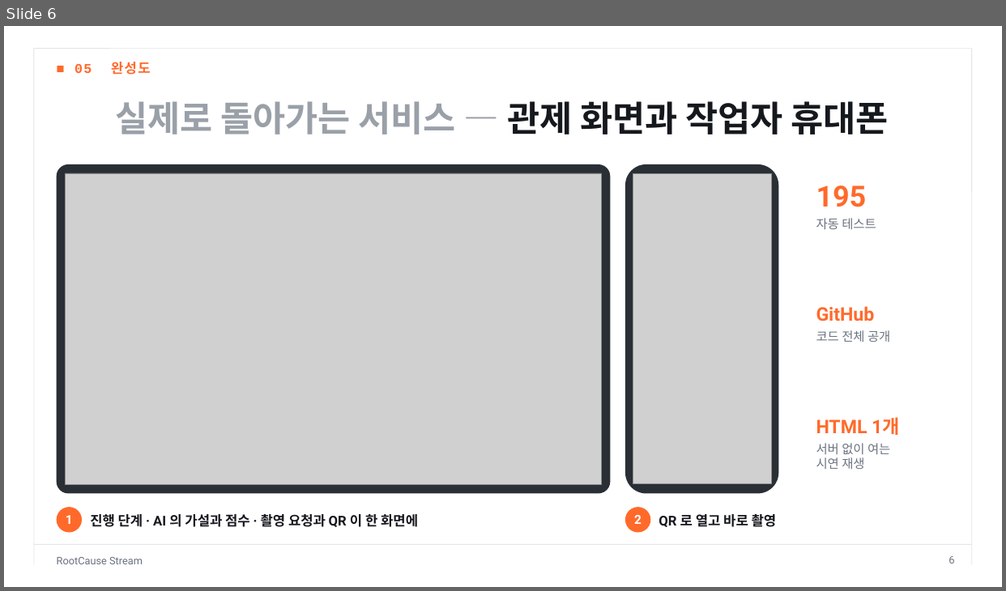
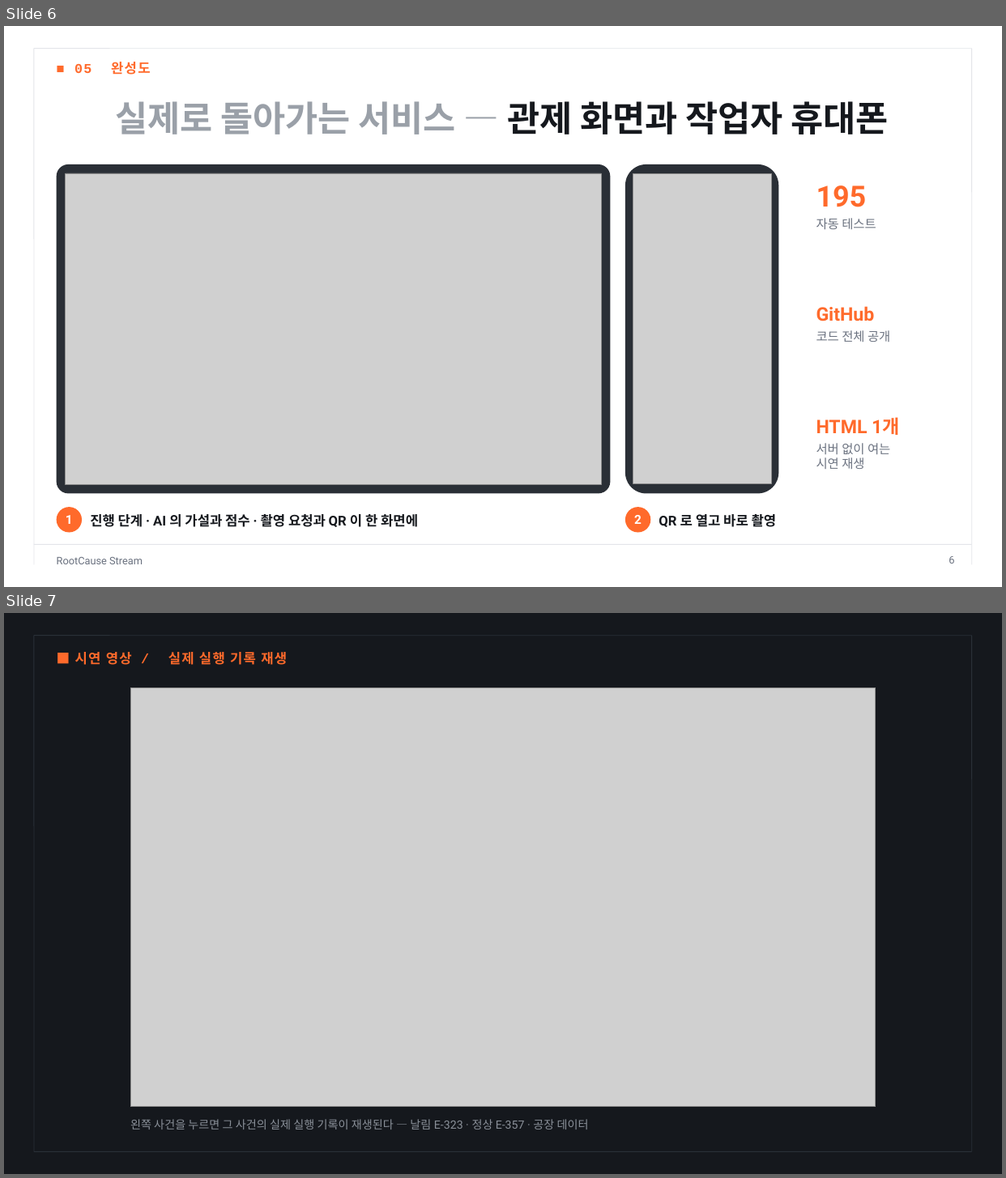
Before and after one commit to dlwogud/rootcause-stream, a slide deck: deck/RootCause_Stream_발표자료.pptx. Shown one above the other, each under a label of ours: slide 6 before the commit, slides 6 and 7 after it. The pictures are 1006x591 and 1006x1178 pixels, drawn with LibreOffice and Linux fonts; fonts in the diff are those of the drawing; grey boxes stand for pictures. Boxes give left, top, right and bottom in pixels: in the first picture for what was removed or moved away, otherwise in the second. Text is boxed around its words. In the diff, an @@ line names an element or a change of style, - is before the commit and + after.

```diff
--- a/deck/RootCause_Stream_발표자료.pptx
+++ b/deck/RootCause_Stream_발표자료.pptx
@@ slide 7 added at (4,613,1002,1174), background #15181D @@
@@ line added from (34, 636) to (34, 1152), #2A3038 0.75 pt @@
@@ line added from (34, 636) to (972, 636), #2A3038 0.75 pt @@
@@ line added from (972, 636) to (972, 1152), #2A3038 0.75 pt @@
@@ text added at (75,652,287,665), 13 pt, text #FF6A2B, bold @@
+■ 시연 영상 / 실제 실행 기록 재생
@@ picture added at (130,688,876,1107) @@
@@ text added at (130,1119,589,1130), 11 pt, text #8A9099 @@
+왼쪽 사건을 누르면 그 사건의 실제 실행 기록이 재생된다 — 날림 E-323 · 정상 E-357 · 공장 데이터
@@ line added from (34, 1152) to (972, 1152), #2A3038 0.75 pt @@
```
Also in this commit, not shown: 1 slide changed, 3 other files.
